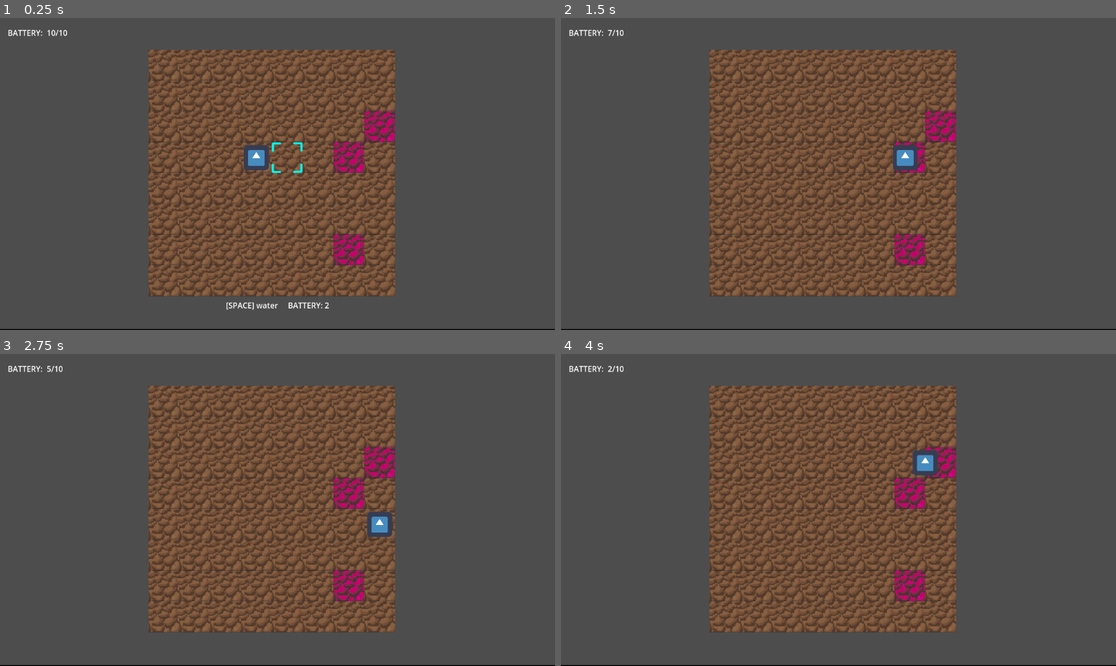
Above: before the commit, frames 1-4 (two rows, left to right).
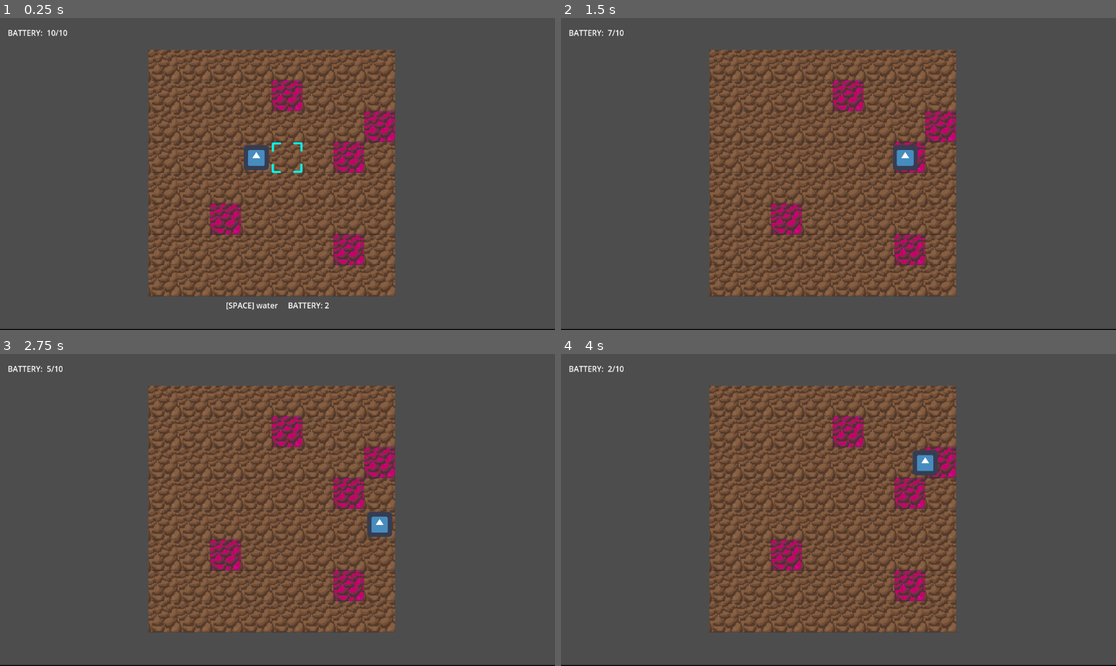
Above: after the commit, the same moments.

Repository: bardunbar/galway-game-jam-23
Game: Godot game, scene res://screens/game/game_scene.tscn
Same seed, same stepped clock (60 frames per second), same inputs: the game is played once before the commit and once after it. The engine's default icon, where the game draws it, is replaced by a stand-in: a white triangle on a blue panel in a dark square.
Inputs:
- Up to frame 1 (0.25 s): no input
- Up to frame 2 (1.5 s): tap Enter at 0.5 s; hold Right (move_right) 0.53-1.28 s; tap Space (Action_1) at 0.6 s; hold Down (move_down) from 1.28 s (still down); tap Ctrl (Action_2) at 1.35 s
- Up to frame 3 (2.75 s): release Down (move_down) at 2.03 s; hold Right (move_right) from 2.03 s (still down); tap Space (Action_1) at 2.1 s
- Up to frame 4 (4 s): release Right (move_right) at 2.78 s; hold Up (move_up) 2.78-3.53 s; tap Ctrl (Action_2) at 2.85 s; hold Left (move_left) from 3.53 s (still down); tap Space (Action_1) at 3.6 s

The runs differ from the first frame. In frame 1, 0.7% of the frame differs, in the area x 37-55%, y 20-70%; in frame 2, 0.7%; in frame 3, 0.7%; in frame 4, 0.7%.

Commit message:
Stops player from walking through trees.£

Diff:
--- a/project/screens/game/game_script.gd
+++ b/project/screens/game/game_script.gd
@@ -24,7 +24,7 @@
 	player.initialize(self)
 	hud.update_action_points(action_points, action_points)
 	hud.on_mid_blink.connect(_on_mid_blink)
-	grid.make_random_toxic_tiles(3)
+	grid.make_random_toxic_tiles(5)
 	return
 
 func _on_action_points_changed(new_action_points: int):
--- a/project/screens/game/grid/grid.gd
+++ b/project/screens/game/grid/grid.gd
@@ -51,7 +51,14 @@
 	return get_tile(startingGridLocation.x, startingGridLocation.y).global_position
 
 func canMove(x: int, y: int) -> bool:
-	return is_valid_tile_loc(x, y)
+	if !is_valid_tile_loc(x, y):
+		return false
+
+	var tile: Tile = get_tile(x, y)
+	if tile.current_state == TileGlobals.TILE_TYPE.TREE:
+		return false
+
+	return true
 
 func is_valid_tile_loc(x: int, y: int) -> bool:
 	return x >= 0 and x < grid_width and y >= 0 and y < grid_height
